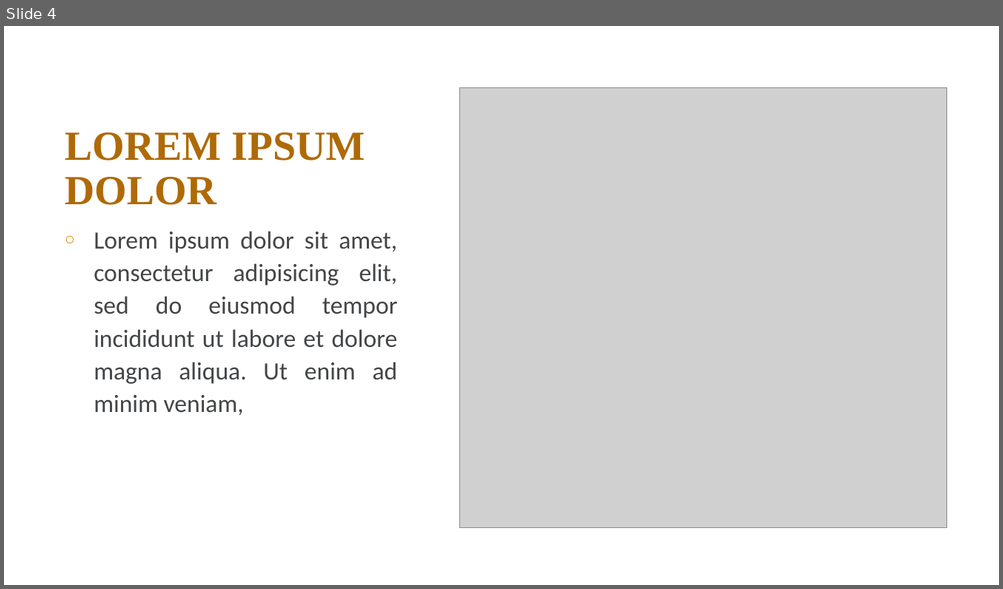
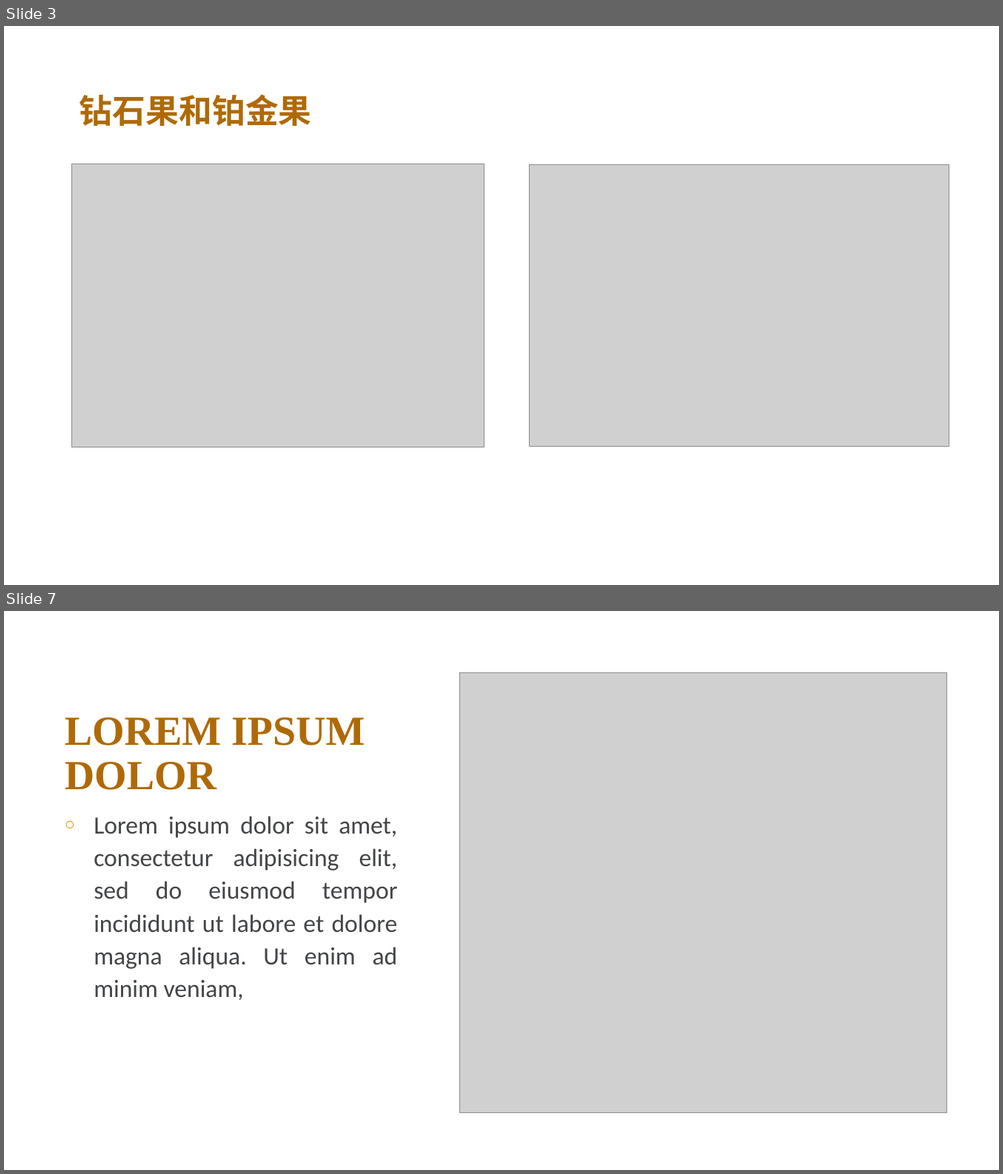
Before and after one commit to FredJiangFei/freetalk, a slide deck: 17.5/橙子.pptx. Shown one above the other, each under a label of ours: slide 4 before the commit, slides 3 and 7 after it; the slides between them are not shown. The pictures are 1003x589 and 1003x1174 pixels, drawn with LibreOffice and Linux fonts; fonts in the diff are those of the drawing; grey boxes stand for pictures; background and template pictures are left out. Boxes give left, top, right and bottom in pixels: in the first picture for what was removed or moved away, otherwise in the second. Text is boxed around its words. In the diff, an @@ line names an element or a change of style, - is before the commit and + after.

```diff
--- a/17.5/橙子.pptx
+++ b/17.5/橙子.pptx
@@ slide 3 added at box(4, 26, 999, 585), background picture (left out) @@
@@ rectangle added at box(23, 42, 979, 574), fill #FFFFFF at 88% opacity @@
@@ text added at box(79, 94, 312, 126), 32 pt, text #AF6A07, bold @@
+钻石果和铂金果
@@ picture added at box(72, 164, 484, 449) @@
@@ picture added at box(529, 165, 949, 446) @@
@@ what was slide 4 is now slide 7 @@
```
Also in this commit, not shown: 1 slide changed, 3 other slides added, 1 slide removed.
